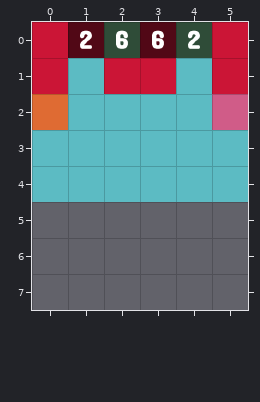
A Tiled map gets an edit: spaders/src/map/debug/debug.tmx. That is the earlier state.
Cells are 64x64 px. Shown: x 0..5, y 0..7.
After:
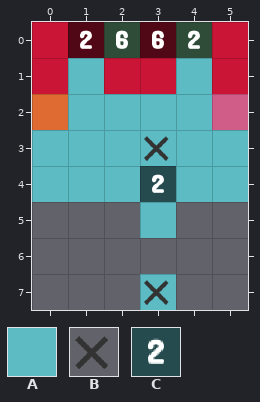
Key: from "spadersTileset": A 0, B 34, C 47.
_ is an empty cell.
See-through tiles are keyed as they look on the map.
Edits made:
Layer "Countdown Pieces":
y 3..5: x 3 _ -> A
y 7: x 3 _ -> A
Layer "_ADDON":
y 3: x 3 _ -> B
y 4: x 3 _ -> C
y 7: x 3 _ -> B
Where, in picture pixels (left, top, right, bottom), the same in both pictures:
added: (140, 136, 176, 238)
added: (140, 274, 176, 310)
